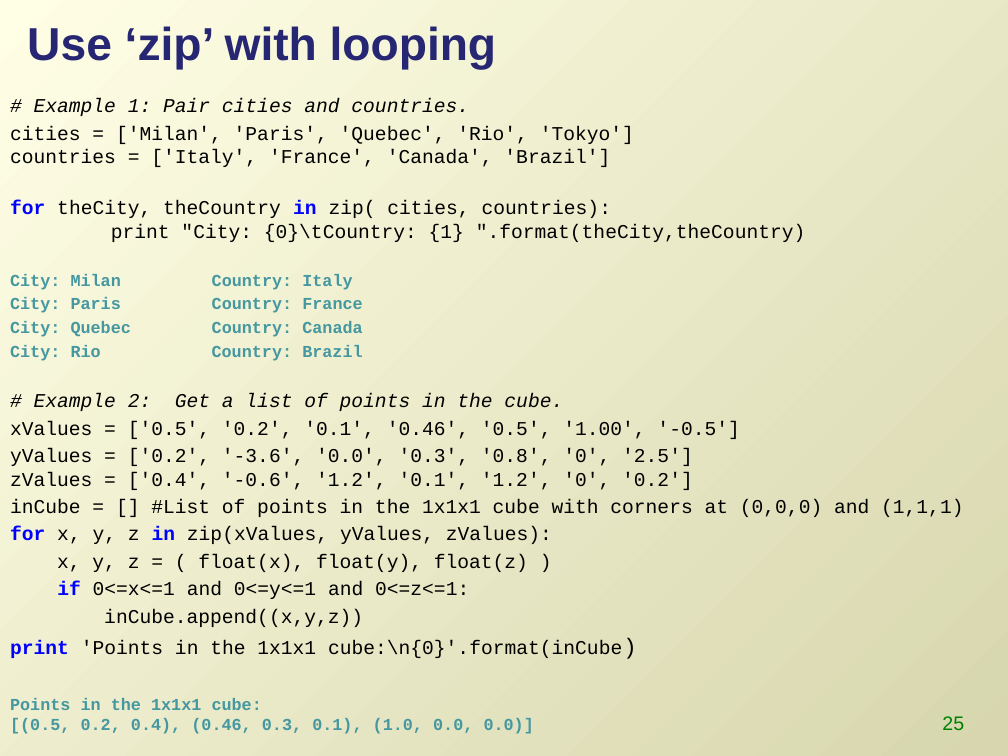
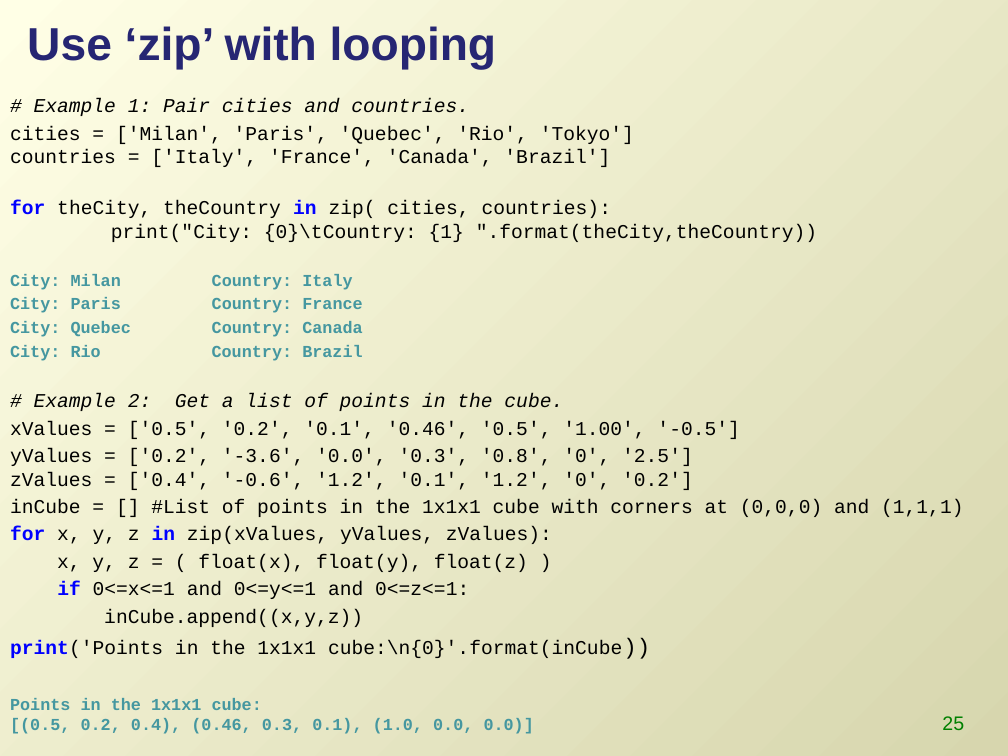
Before and after one commit to lgtateos/gis540, a slide deck: slide 25 of slides/looping2.pptx. Drawn at 1008x756 pixels with LibreOffice and Linux fonts; fonts in the diff are those of the drawing. Boxes give left, top, right and bottom in pixels: in the first picture for what was removed or moved away, otherwise in the second. Text is boxed around its words. In the diff, an @@ line names an element or a change of style, - is before the commit and + after.

```diff
--- a/slides/looping2.pptx
+++ b/slides/looping2.pptx
@@ text at (10,201,817,242): text changed @@
-for theCity, theCountry in zip( cities, countries):
-print "City: {0}\tCountry: {1} ".format(theCity,theCountry)
+for theCity, theCountry in zip( cities, countries):
+print("City: {0}\tCountry: {1} ".format(theCity,theCountry))
@@ text at (10,640,622,658): text changed @@
-print 'Points in the 1x1x1 cube:\n{0}'.format(inCube)
+print('Points in the 1x1x1 cube:\n{0}'.format(inCube))
```
Also in this commit, not shown: 12 other slides changed.
